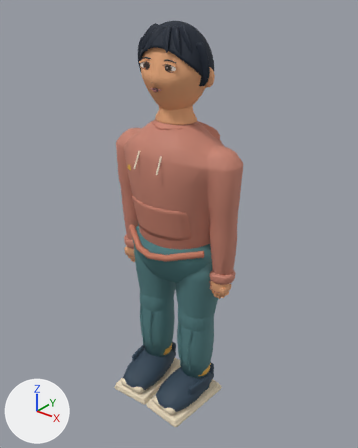
Before and after pictures for a commit that changed the Blender file models/atrium/residents/tang.blend.
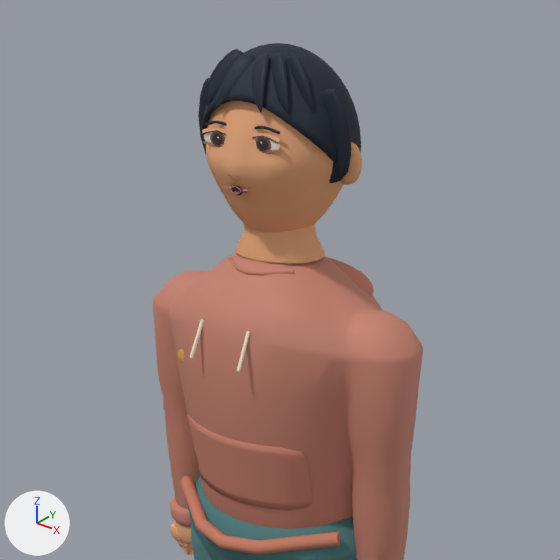
Old and new are each drawn whole from a 50 mm camera at (1.222, -1.507, 1.818) aimed at (0.02, -0.005, 0.887) and again close up on the part from 12% to 86% of the width and 0% to 59% of the height. Every picture has the same lights, and +X, +Y and +Z are marked at lower left. The older version's two pictures come first.

The scene before the commit, as lines of its bpy script (objects in view):
```python
me_hair_swept_fringe_3mesh = bpy.data.meshes.new('Hair swept fringe 3Mesh')
me_hair_swept_fringe_3mesh.from_pydata(...)  # 42 vertices, 50 faces; spans x -0.004..0.081, y -0.183..-0.087, z 0.129..0.283
me_hair_swept_fringe_3mesh.polygons.foreach_set('use_smooth', [True] * 50)
me_hair_swept_fringe_3mesh.materials.append(mat_player_hair)  # dark blue #272e3a
me_sphere = bpy.data.meshes.new('Sphere')
me_sphere.from_pydata(...)  # 1278 vertices, 1320 faces; spans x -0.228..0.228, y -0.227..0.188, z -0.27..0.27
me_sphere.polygons.foreach_set('use_smooth', [True] * 1320)
me_sphere.materials.append(mat_player_skin)  # beige #e9aa7d
ob_hair_swept_fringe_3 = bpy.data.objects.new('Hair swept fringe 3', me_hair_swept_fringe_3mesh)
ob_hair_swept_fringe_3.parent = ob_headpivot
ob_hair_swept_fringe_3.location = (0.0, 0.0, 0.0)
_m = ob_hair_swept_fringe_3.modifiers.new('Soft groomed clump', 'SUBSURF')
_m.render_levels = 1
ob_head = bpy.data.objects.new('Head', me_sphere)
ob_head.parent = ob_headpivot
ob_head.location = (0.0, 0.0, 0.0)
ob_headpivot = bpy.data.objects.new('HeadPivot', None)
ob_headpivot.parent = ob_visualroot
ob_headpivot.location = (0.0, 0.0, 1.521)
ob_headpivot.scale = (0.629, 0.595, 0.589)
# also in view: 'Kangaroo fabric pocket' at (0.0, -0.126, 0.95); 'SkinnedArticulationCore' at (0.0, -0.045, 0.671); 'Neck' at (0.0, 0.002, 1.4); 'SkinnedArticulationDetail' at (0.0, -0.009, 0.635); 'Ribbed lower hem' at (0.0, -0.124, 0.815)
```
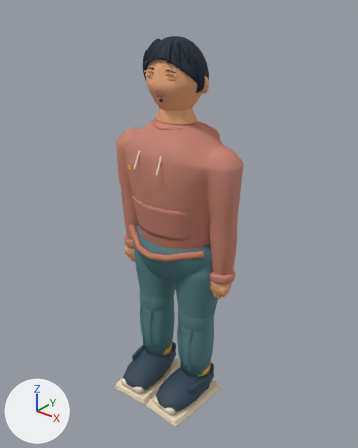
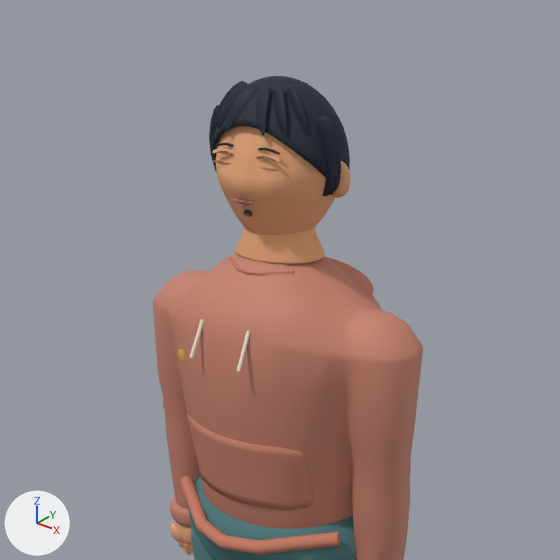
ob_headpivot is not drawn itself; it is the parent of ob_head, ob_earshell__1, ob_earconcha__1, ob_eyepivot__1, ob_browpivot__1, ob_earshell_1, ob_earconcha_1, ob_eyepivot_1.

Where the newer file only moved an object's origin or applied its transform, the numbers keep the older frame.

Changed parts and their boxes (x1, y1, x2, y2) in the close-ups (560 x 560 px):
```json
{"object": "Head", "change": "moved, rescaled", "before": [206, 101, 344, 232], "after": [216, 126, 335, 235], "on screen": "14% narrower, 17% shorter"}
{"object": "Hair continuous scalp", "change": "moved, rescaled", "before": [203, 43, 361, 163], "after": [213, 76, 350, 179], "on screen": "13% narrower, 14% shorter"}
{"object": "Hair temple 1", "change": "moved, rescaled", "before": [321, 88, 351, 183], "after": [315, 116, 341, 196], "on screen": "13% narrower, 16% shorter"}
{"object": "Hair swept fringe 2", "change": "moved, rescaled", "before": [216, 52, 255, 108], "after": [225, 84, 259, 132], "on screen": "12% narrower, 14% shorter"}
{"object": "Hair swept fringe 5", "change": "moved, rescaled", "before": [286, 52, 314, 113], "after": [285, 85, 309, 137], "on screen": "14% narrower, 15% shorter"}
{"object": "Hair swept fringe 3", "change": "moved, rescaled", "before": [252, 54, 269, 112], "after": [256, 86, 271, 136], "on screen": "11% narrower, 14% shorter"}
{"object": "Hair swept fringe 4", "change": "moved, rescaled", "before": [271, 53, 289, 113], "after": [272, 85, 287, 137], "on screen": "16% narrower, 13% shorter"}
{"object": "Hair swept fringe 1", "change": "moved, rescaled", "before": [206, 50, 243, 105], "after": [216, 82, 248, 129], "on screen": "13% narrower, 14% shorter"}
{"object": "EarShell_1", "change": "moved, rescaled", "before": [340, 142, 362, 185], "after": [332, 161, 350, 198], "on screen": "17% narrower, 14% shorter"}
{"object": "Hair temple -1", "change": "moved, rescaled", "before": [198, 78, 209, 154], "after": [209, 105, 219, 172], "on screen": "8% narrower, 12% shorter"}
{"object": "Hair swept fringe 0", "change": "moved, rescaled", "before": [205, 49, 239, 102], "after": [215, 81, 245, 126], "on screen": "11% narrower, 15% shorter"}
{"object": "UpperLidSkin_1", "change": "moved, rescaled", "before": [253, 133, 280, 142], "after": [257, 153, 280, 162]}
{"object": "UpperLidSkin_-1", "change": "moved, rescaled", "before": [202, 128, 226, 134], "after": [213, 148, 233, 154]}
{"object": "Brow_1", "change": "moved, rescaled", "before": [254, 126, 280, 134], "after": [258, 148, 280, 155], "on screen": "15% narrower, 11% shorter"}
{"object": "Brow_-1", "change": "moved, rescaled", "before": [205, 121, 227, 126], "after": [215, 143, 234, 147], "on screen": "13% narrower, 17% shorter"}
{"object": "MouthClosed", "change": "moved, rescaled", "before": [225, 186, 249, 193], "after": [233, 199, 254, 205], "on screen": "12% narrower, 12% shorter"}
{"object": "LowerLidSkin_1", "change": "moved, rescaled", "before": [257, 149, 279, 153], "after": [260, 167, 279, 171]}
{"object": "EyeWhite_-1", "change": "reshaped", "before": [204, 132, 225, 143], "on screen": "not visible afterwards"}
{"object": "LowerLidSkin_-1", "change": "moved, rescaled", "before": [203, 141, 224, 146], "after": [214, 160, 231, 165]}
{"object": "UpperLid_1", "change": "moved, rescaled", "before": [252, 136, 278, 144], "after": [256, 156, 278, 163], "on screen": "15% narrower, 11% shorter"}
{"object": "UpperLid_-1", "change": "moved, rescaled", "before": [202, 130, 226, 135], "after": [213, 151, 234, 155], "on screen": "12% narrower, 17% shorter"}
{"object": "MouthOpenUpperRim", "change": "moved, rescaled", "before": [229, 186, 242, 191], "after": [236, 199, 247, 204]}
{"object": "MouthOpenLowerRim", "change": "moved, rescaled", "before": [230, 190, 241, 195], "after": [237, 202, 246, 207]}
```

The change, as JSON lines over the scene's bpy script:
```json
{"op": "set", "path": "ob_headpivot.location", "old": "(0.0, 0.0, 1.521)", "new": "(0.0, 0.0, 1.491)"}
{"op": "set", "path": "ob_headpivot.scale", "old": "(0.629, 0.595, 0.589)", "new": "(0.548, 0.518, 0.513)"}
```
